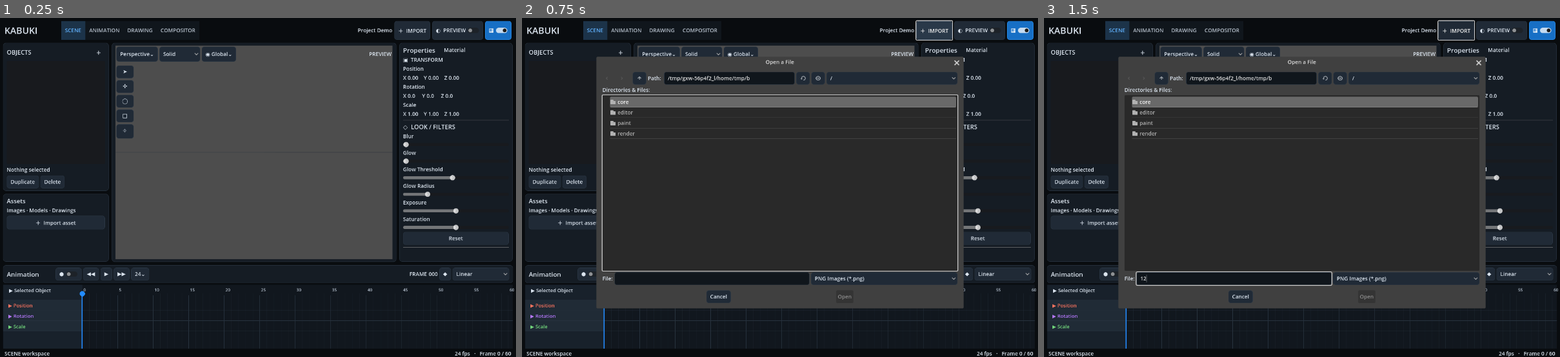
Above: before the commit, frames 1-3 (left to right).
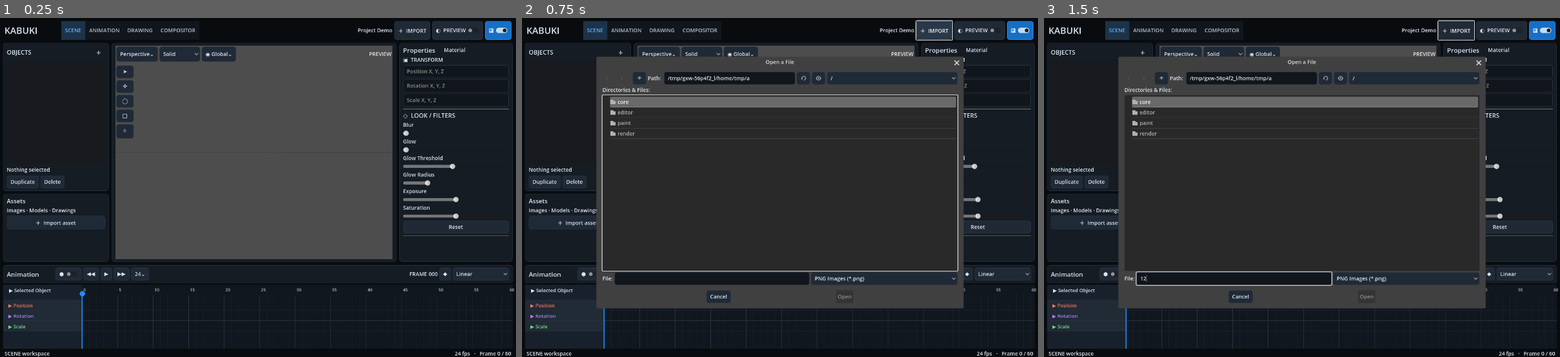
Above: after the commit, the same moments.

Repository: Onnevan/Kabuki
Game: Godot game, scene res://editor/main.tscn
The game is run twice, just before and just after one commit, with the same random seed, the same clock (stepped at 60 frames per second) and the same inputs.
Inputs (mouse positions are in pixels of both pictures, inside the frame that each line leads up to):
- Up to frame 1 (0.25 s): no input
- Up to frame 2 (0.75 s): click "＋ IMPORT" at 0.5 s
- Up to frame 3 (1.5 s): click (1234, 279) at 1.27 s; type "12" at 1.35 s

The runs differ from the first frame. In frame 1, 1.8% of the frame differs, in the area x 78-99%, y 13-68%; in frame 2, 0.5%; in frame 3, 0.5%.

Commit message:
Make transform values editable in inspector

Diff:
--- a/editor/main.tscn
+++ b/editor/main.tscn
@@ -196,21 +196,15 @@
 text="     Material"
 [node name="ObjectSection" type="Label" parent="RightPanel/InspectorPanel/InspectorScroll/Inspector"]
 text="▣  TRANSFORM"
-[node name="PosLabel" type="Label" parent="RightPanel/InspectorPanel/InspectorScroll/Inspector"]
-text="Position"
-[node name="PosValue" type="Label" parent="RightPanel/InspectorPanel/InspectorScroll/Inspector"]
-unique_name_in_owner=true
-text="X 0.00    Y 0.00    Z 0.00"
-[node name="RotLabel" type="Label" parent="RightPanel/InspectorPanel/InspectorScroll/Inspector"]
-text="Rotation"
-[node name="RotValue" type="Label" parent="RightPanel/InspectorPanel/InspectorScroll/Inspector"]
-unique_name_in_owner=true
-text="X 0.0     Y 0.0     Z 0.0"
-[node name="ScaleLabel" type="Label" parent="RightPanel/InspectorPanel/InspectorScroll/Inspector"]
-text="Scale"
-[node name="ScaleValue" type="Label" parent="RightPanel/InspectorPanel/InspectorScroll/Inspector"]
-unique_name_in_owner=true
-text="X 1.00    Y 1.00    Z 1.00"
+[node name="PositionEdit" type="LineEdit" parent="RightPanel/InspectorPanel/InspectorScroll/Inspector"]
+unique_name_in_owner=true
+placeholder_text="Position X, Y, Z"
+[node name="RotationEdit" type="LineEdit" parent="RightPanel/InspectorPanel/InspectorScroll/Inspector"]
+unique_name_in_owner=true
+placeholder_text="Rotation X, Y, Z"
+[node name="ScaleEdit" type="LineEdit" parent="RightPanel/InspectorPanel/InspectorScroll/Inspector"]
+unique_name_in_owner=true
+placeholder_text="Scale X, Y, Z"
 [node name="ObjectProperties" type="VBoxContainer" parent="RightPanel/InspectorPanel/InspectorScroll/Inspector"]
 unique_name_in_owner=true
 [node name="MaterialTitle" type="Label" parent="RightPanel/InspectorPanel/InspectorScroll/Inspector/ObjectProperties"]
@@ -461,3 +455,7 @@
 [connection signal="value_changed" from="RightPanel/InspectorPanel/InspectorScroll/Inspector/LightProperties/LightEnergy" to="." method="_on_light_energy_changed"]
 [connection signal="color_changed" from="RightPanel/InspectorPanel/InspectorScroll/Inspector/LightProperties/LightColor" to="." method="_on_light_color_changed"]
 [connection signal="toggled" from="RightPanel/InspectorPanel/InspectorScroll/Inspector/LightProperties/LightShadow" to="." method="_on_light_shadow_toggled"]
+
+[connection signal="text_submitted" from="RightPanel/InspectorPanel/InspectorScroll/Inspector/PositionEdit" to="." method="_on_position_submitted"]
+[connection signal="text_submitted" from="RightPanel/InspectorPanel/InspectorScroll/Inspector/RotationEdit" to="." method="_on_rotation_submitted"]
+[connection signal="text_submitted" from="RightPanel/InspectorPanel/InspectorScroll/Inspector/ScaleEdit" to="." method="_on_scale_submitted"]
